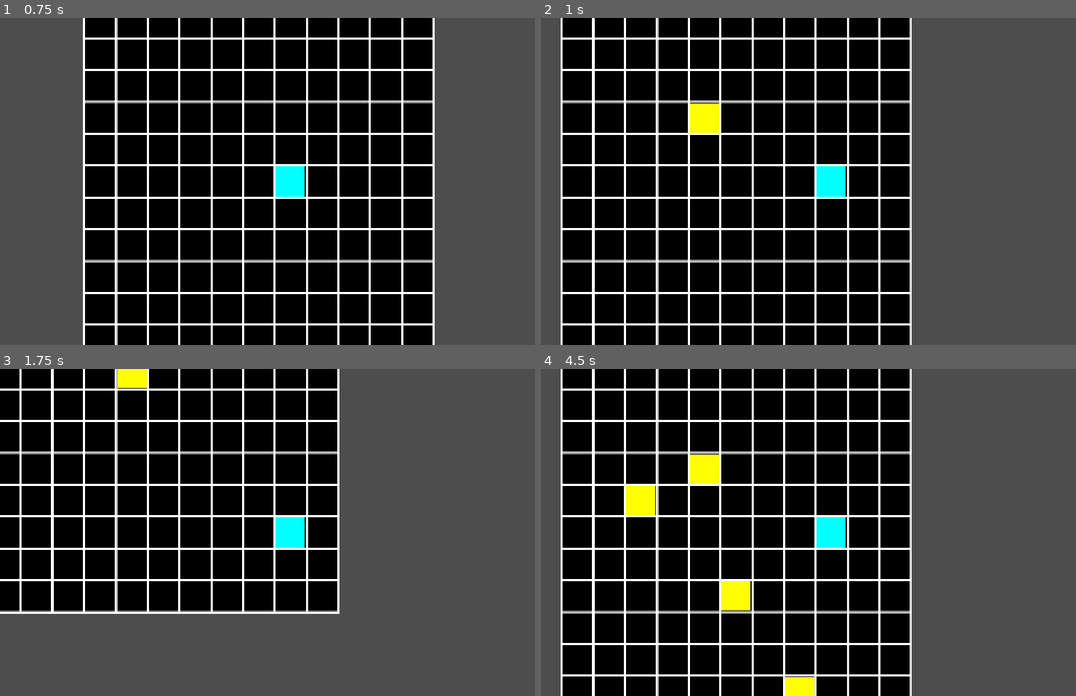
Above: before the commit, frames 1-4 (two rows, left to right).
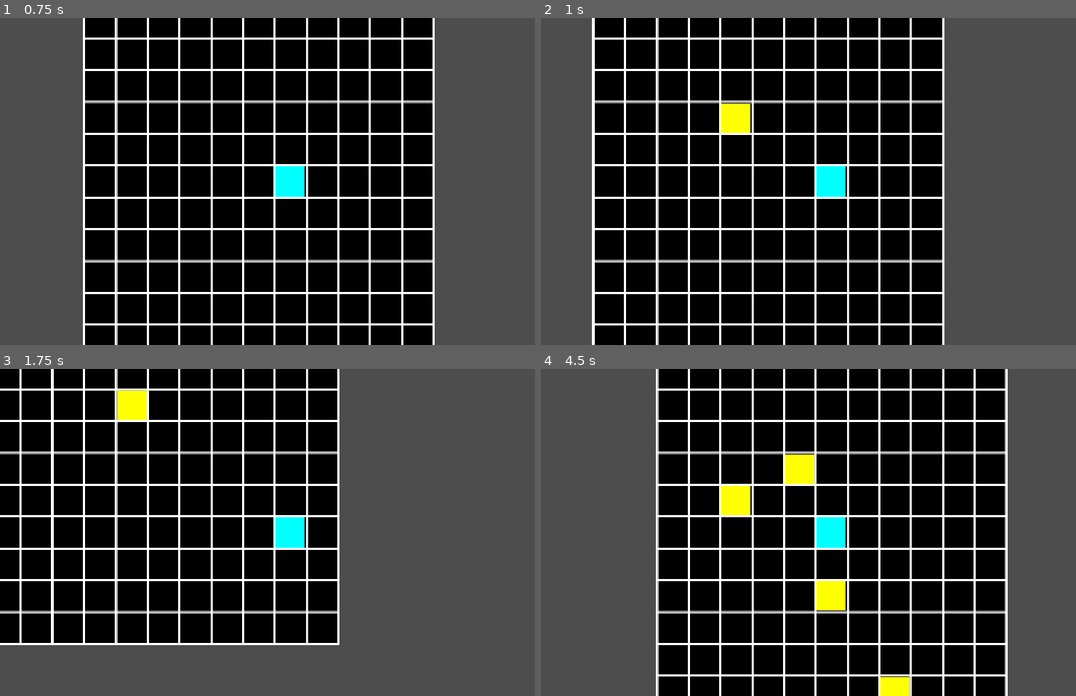
Above: after the commit, the same moments.

Repository: maseyonok421/maseyonok-sTestGameAboutPointThatCanMoveIn4DirectionsOnGrid
Game: Godot game, scene res://scenes/game.tscn
The game is run twice, just before and just after one commit, with the same random seed, the same clock (stepped at 60 frames per second) and the same inputs.
Inputs:
- Up to frame 1 (0.75 s): tap Enter at 0.5 s; hold Right (ui_right) from 0.53 s (still down)
- Up to frame 2 (1 s): keep holding Right (ui_right)
- Up to frame 3 (1.75 s): release Right (ui_right) at 1.28 s; hold Down (ui_down) from 1.28 s (still down)
- Up to frame 4 (4.5 s): release Down (ui_down) at 2.03 s; hold Right (ui_right) 2.03-2.78 s; hold Up (ui_up) 2.78-3.53 s; hold Left (ui_left) from 3.53 s (still down)

Frame 1 is identical in both runs. In frame 2, 13% of the frame differs, in the area x 3-76%, y 0-100%; in frame 3, 7.1%; in frame 4, 38%, in the area x 3-88%, y 0-100%.

Commit message:
Now Player can move from grid

Diff:
--- a/prefabs/player.tscn
+++ b/prefabs/player.tscn
@@ -20,6 +20,6 @@
 shape = SubResource("RectangleShape2D_4dohe")
 
 [node name="moveTimer" type="Timer" parent="."]
-wait_time = 0.2
+wait_time = 0.225
 
 [connection signal="timeout" from="moveTimer" to="." method="_on_move_timer_timeout"]
--- a/scripts/player.gd
+++ b/scripts/player.gd
@@ -16,6 +16,15 @@
 	global_position.y = \
 	positionY * ( Global.cellSize + Global.gridLineSize)
 
+func checkMovement() -> void:
+	if   positionX >  Global.gridSize:
+		positionX  =  Global.gridSize
+	elif positionX < -Global.gridSize:
+		positionX  = -Global.gridSize
+	elif positionY >  Global.gridSize:
+		positionY  =  Global.gridSize
+	elif positionY < -Global.gridSize:
+		positionY  = -Global.gridSize
 
 func _ready() -> void:
 
@@ -67,6 +76,7 @@
 		$moveTimer.start()
 
 	moveToCoordinates()
+	checkMovement()
 
 	time += (delta*250)
 	if (int)(time)%100 == 7 :
